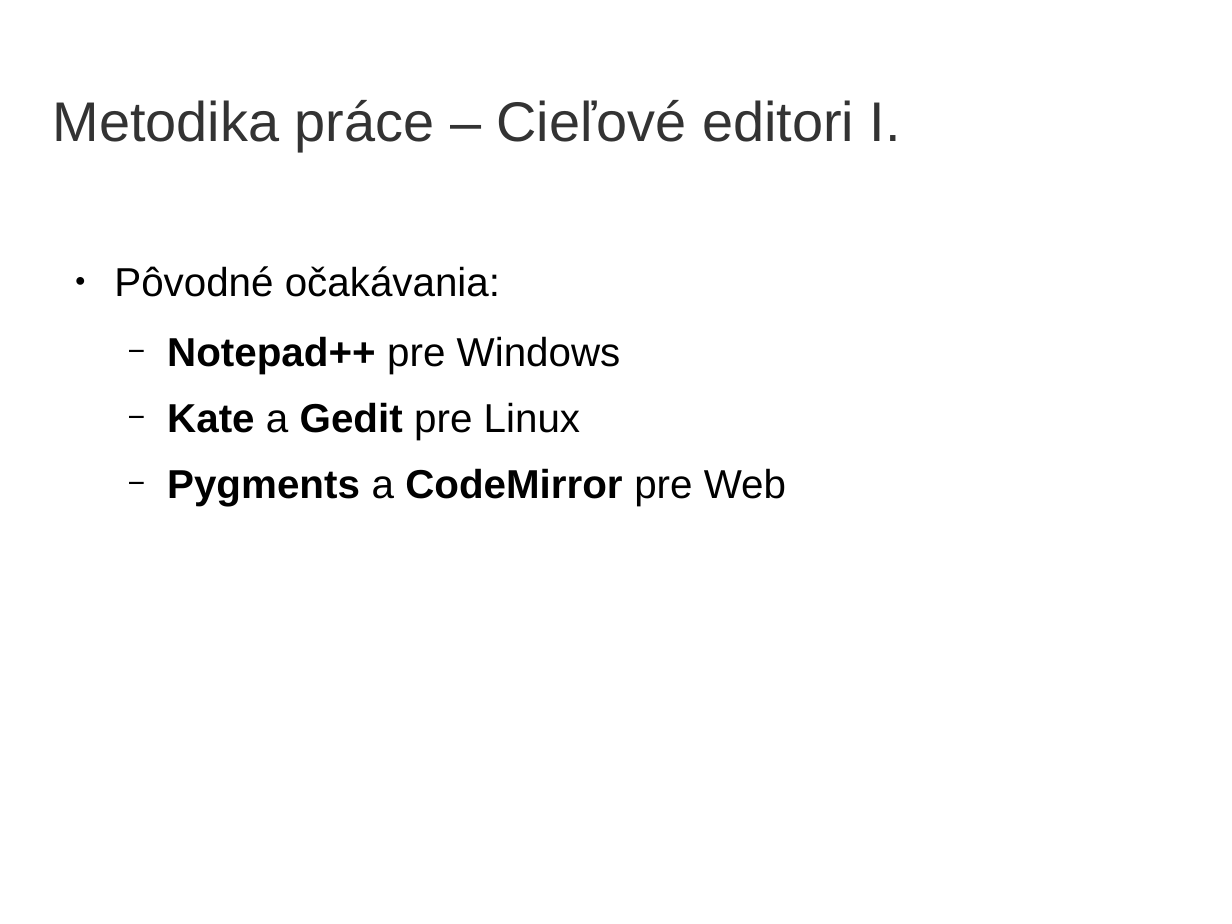
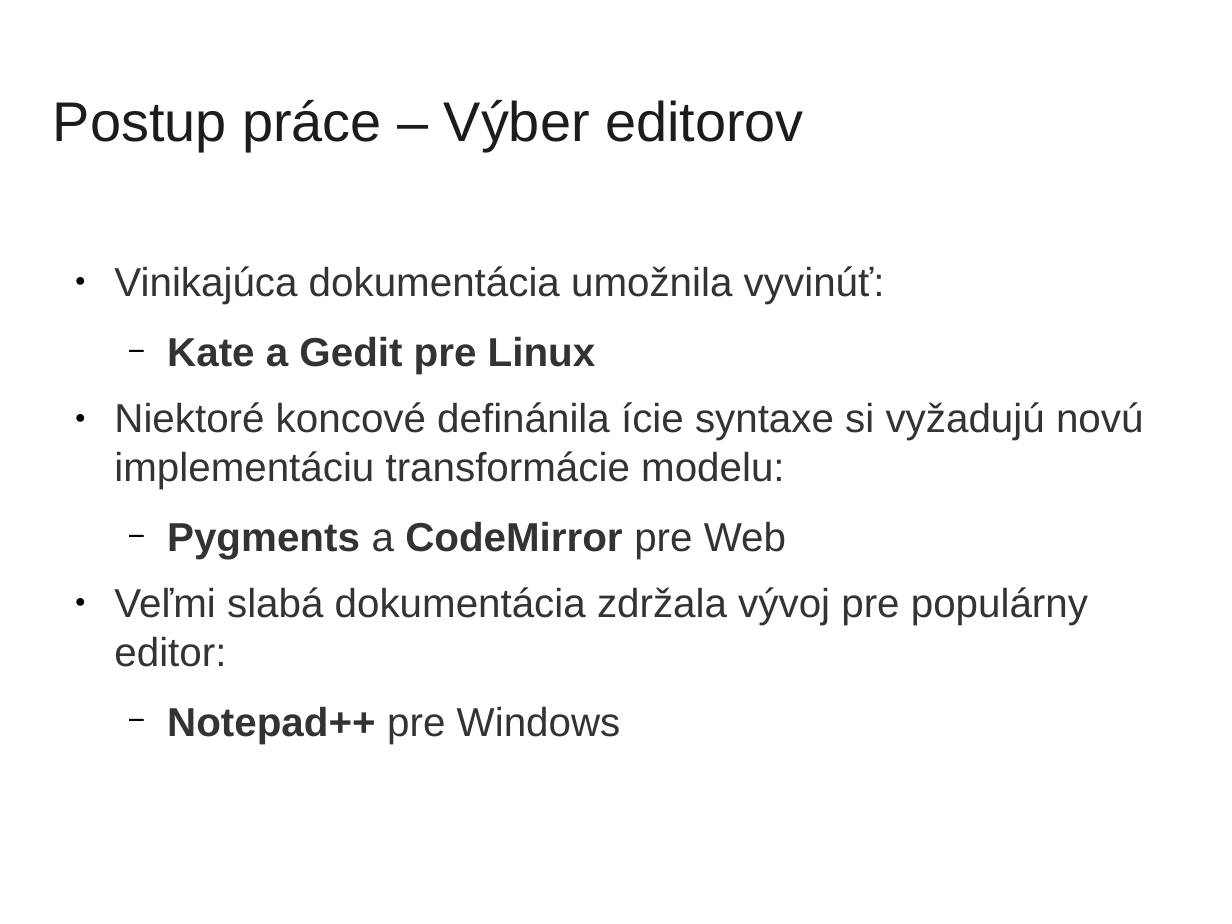
Before and after one commit to yin/syntaxer, a slide deck: slide 7 of obhajoba/bc2014-obhajoba15-prezentacia.odp. Drawn at 1232x924 pixels with LibreOffice and Linux fonts; fonts in the diff are those of the drawing; background and template pictures are left out. Boxes give left, top, right and bottom in pixels: in the first picture for what was removed or moved away, otherwise in the second. Text is boxed around its words. In the diff, an @@ line names an element or a change of style, - is before the commit and + after.

```diff
--- a/obhajoba/bc2014-obhajoba15-prezentacia.odp
+++ b/obhajoba/bc2014-obhajoba15-prezentacia.odp
@@ title at [53, 100, 804, 151]: text changed; text colour #333333 to #1C1C1C @@
-Metodika práce – Cieľové editori I.
+Postup práce – Výber editorov
@@ text at [114, 266, 1144, 667]: text changed; text colour #000000 to #333333 @@
-● Pôvodné očakávania:
+● Vinikajúca dokumentácia umožnila vyvinúť:
+  − Kate a Gedit pre Linux
+● Niektoré koncové definánila ície syntaxe si vyžadujú novú implementáciu transformácie modelu:
+  − Pygments a CodeMirror pre Web
+● Veľmi slabá dokumentácia zdržala vývoj pre populárny editor:
@@ text at [167, 402, 786, 506]: paragraphs removed @@
-  − Kate a Gedit pre Linux
-  − Pygments a CodeMirror pre Web
@@ text at [167, 706, 621, 744]: text colour #000000 to #333333 in "Notepad++ pre Windows" @@
```
Also in this commit, not shown: 14 other slides changed, 11 slides added, 22 slides removed, 2 other files.
